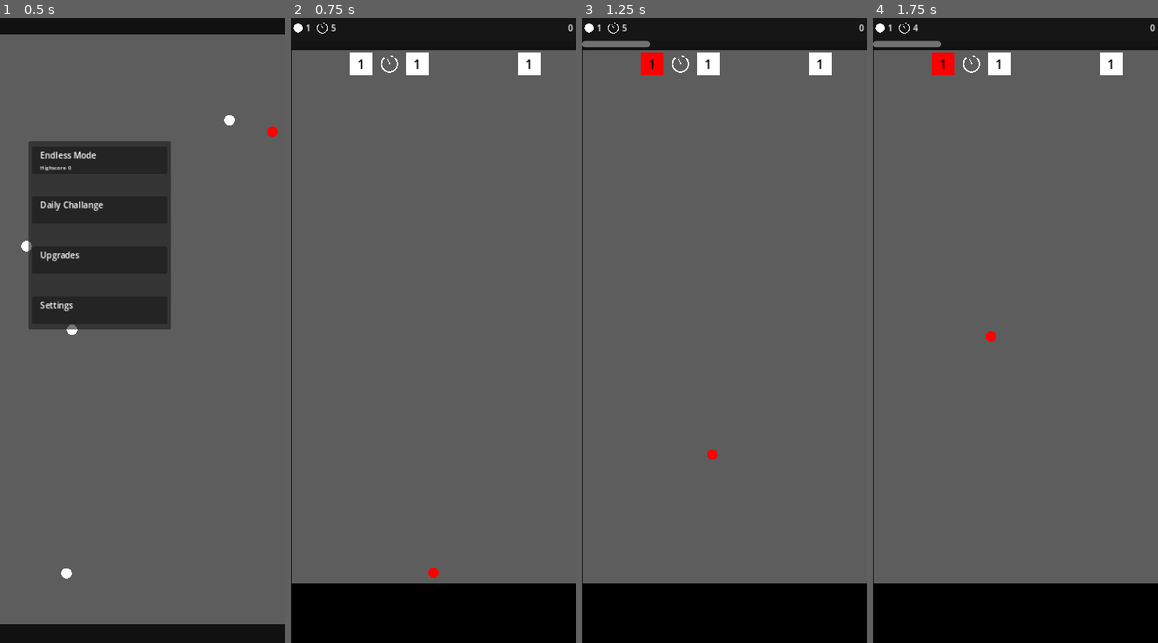
Above: before the commit, frames 1-4 (left to right).
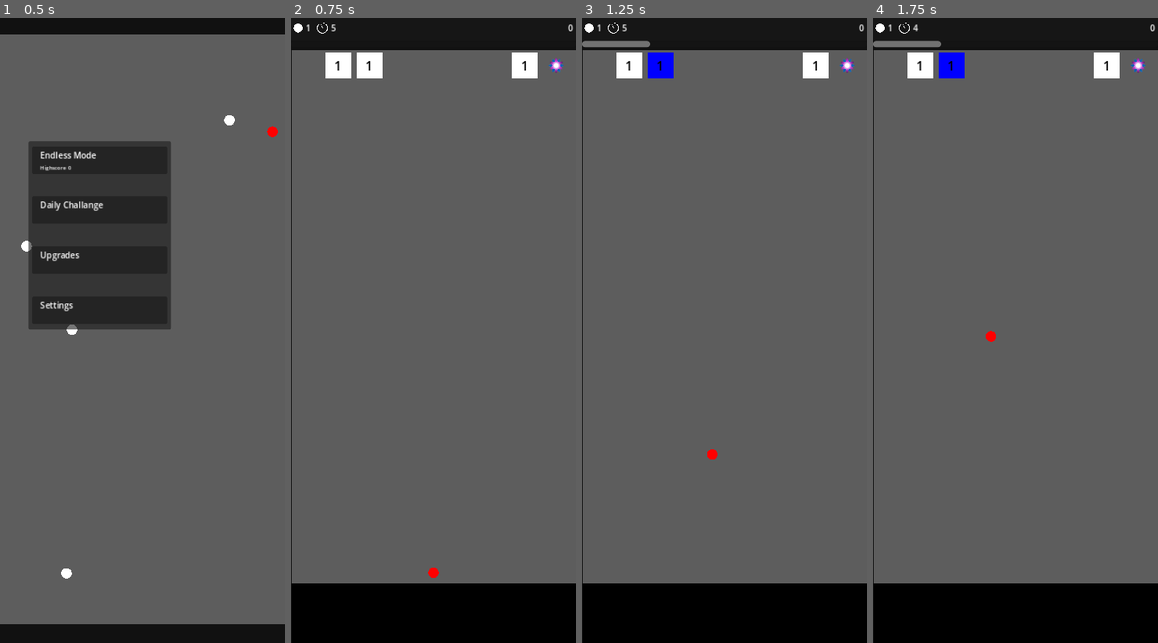
Above: after the commit, the same moments.

Repository: KKleinbeck/Ball-Defender
Game: Godot game, scene res://scenes/main_menu.tscn
Two runs of this game, one before a commit and one after it. Both use one fixed random seed, a clock stepped at 60 frames per second and the inputs below.
Inputs (mouse positions are in pixels of both pictures, inside the frame that each line leads up to):
- Up to frame 1 (0.5 s): no input
- Up to frame 2 (0.75 s): move the mouse to (390, 161) at 0.52 s; click (390, 161) at 0.67 s
- Up to frame 3 (1.25 s): no input
- Up to frame 4 (1.75 s): move the mouse to (958, 361) at 1.27 s; click (958, 361) at 1.42 s

Frame 1 is identical in both runs. In frame 2, 1.2% of the frame differs, in the area x 12-96%, y 5-10%; in frame 3, 1.4%; in frame 4, 1.4%.

Commit message:
Added further collectable benefits

Diff:
--- a/global_definitions.gd
+++ b/global_definitions.gd
@@ -1,8 +1,7 @@
 extends Node
 
 
-enum Upgrade {TimeUp}
-
+enum EntityType {Empty, Standard, TimeUp, Currency, PremiumCurrency, Charge}
 enum State {RUNNING, HALTING, GAMEOVER}
 var state: State = State.RUNNING
 
--- a/scenes/PlayingField/box_field.gd
+++ b/scenes/PlayingField/box_field.gd
@@ -11,17 +11,15 @@
 @export var upgrades: PackedScene
 
 
-enum BoxType {Empty, Standard, TimeUp}
-
-
 var isReady: bool = false
 var gameCanvas: Rect2
 var gridConstant: int
 var margin: int = 5
-var upgradeMargin: int = 10
-var boxesPerRow: int = 10
+var boxesPerRow: int = 9
 var nRows: int = 0
-var pTimeUp: float = 0.9
+var pTimeUp: float = 0.1
+var pCurrency: float = 0.5
+var pPremiumCurrency: float = 0.5
 
 
 func _process(_delta: float) -> void:
@@ -46,11 +44,11 @@
 	return box
 
 
-func newTimeUpAtColumnRow(x: int, y: int) -> TextureRect:
+func newBenefitAtColumnRow(x: int, y: int, type: GlobalDefinitions.EntityType) -> TextureRect:
 	var start = position + gridConstant * Vector2(x, y)
 
 	var upgrade = upgrades.instantiate()
-	upgrade.makeTimeUp(gridConstant, upgradeMargin, start)
+	upgrade.createBenefit(gridConstant, start, type)
 	add_child(upgrade)
 	return upgrade
 
@@ -64,21 +62,25 @@
 	var boxLocation = []
 	for n in boxesPerRow:
 		if n < nBoxes:
-			boxLocation.append(BoxType.Standard)
+			boxLocation.append(GlobalDefinitions.EntityType.Standard)
 		else:
-			boxLocation.append(BoxType.Empty)
+			boxLocation.append(GlobalDefinitions.EntityType.Empty)
 	if randf() < pTimeUp:
-		boxLocation[-1] = BoxType.TimeUp
+		boxLocation[-2] = GlobalDefinitions.EntityType.TimeUp
+	if randf() < pCurrency:
+		boxLocation[-1] = GlobalDefinitions.EntityType.Currency
+	elif randf() < pPremiumCurrency: # Do not spawn currency and and premium at the same time
+		boxLocation[-1] = GlobalDefinitions.EntityType.PremiumCurrency
 	boxLocation.shuffle()
 
 	for n in boxesPerRow:
 		match boxLocation[n]:
-			BoxType.Standard:
+			GlobalDefinitions.EntityType.Empty:
+				continue
+			GlobalDefinitions.EntityType.Standard:
 				newBoxAtColumnRow(n, 0)
-			BoxType.TimeUp:
-				newTimeUpAtColumnRow(n, 0)
 			_:
-				pass
+				newBenefitAtColumnRow(n, 0, boxLocation[n])
 
 
 func walk() -> void:
--- a/scenes/endless_mode.gd
+++ b/scenes/endless_mode.gd
@@ -125,9 +125,12 @@
 	CollisionList.removeBoxFromCollisionList(boxName)
 
 
-func _on_collect_upgrade(details: String, type: GlobalDefinitions.Upgrade) -> void:
+func _on_collect_upgrade(details: String, type: GlobalDefinitions.EntityType) -> void:
 	match type:
-		GlobalDefinitions.Upgrade.TimeUp:
+		GlobalDefinitions.EntityType.TimeUp:
+			deathTime += 1
+			deathTimeRemaining += 1
+		GlobalDefinitions.EntityType.Currency:
 			deathTime += 1
 			deathTimeRemaining += 1
 
--- a/scenes/upgrade.gd
+++ b/scenes/upgrade.gd
@@ -4,7 +4,14 @@
 var gridConstant: int
 var margin: int
 var radius: float
-var type: GlobalDefinitions.Upgrade
+var type: GlobalDefinitions.EntityType
+
+var upgradeMargin = {
+	GlobalDefinitions.EntityType.TimeUp: 10,
+	GlobalDefinitions.EntityType.Currency: 15,
+	GlobalDefinitions.EntityType.PremiumCurrency: 15,
+	GlobalDefinitions.EntityType.Charge: 10
+}
 
 
 # Called when the node enters the scene tree for the first time.
@@ -12,12 +19,23 @@
 	set_process(false)
 
 
-func makeTimeUp(_gridConstant: int, _margin: int, start: Vector2) -> void:
-	texture = load("res://assets/timer.png")
-	type = GlobalDefinitions.Upgrade.TimeUp
+func createBenefit(_gridConstant: int, start: Vector2, _type: GlobalDefinitions.EntityType) -> void:
 	gridConstant = _gridConstant
-	margin = _margin
-	radius = 0.5 * gridConstant - _margin
+	margin = upgradeMargin[_type]
+	radius = 0.5 * gridConstant - margin
+	type = _type
+
+	match type:
+		GlobalDefinitions.EntityType.TimeUp:
+			texture = load("res://assets/timer.png")
+		GlobalDefinitions.EntityType.Currency:
+			texture = load("res://assets/currency.png")
+		GlobalDefinitions.EntityType.PremiumCurrency:
+			texture = load("res://assets/premiumCurrency.png")
+		GlobalDefinitions.EntityType.Charge:
+			texture = load("res://assets/charge.png")
+		_:
+			pass
 
 	position = start + Vector2(margin, margin)
 	size = Vector2(gridConstant - 2*margin, gridConstant - 2*margin)
Binary file added: assets/charge.png
Binary file added: assets/currency.png
Binary file added: assets/premiumCurrency.png
Not shown, changed: assets/assets.afdesign
Not shown, added: assets/assets.afdesign~lock~
